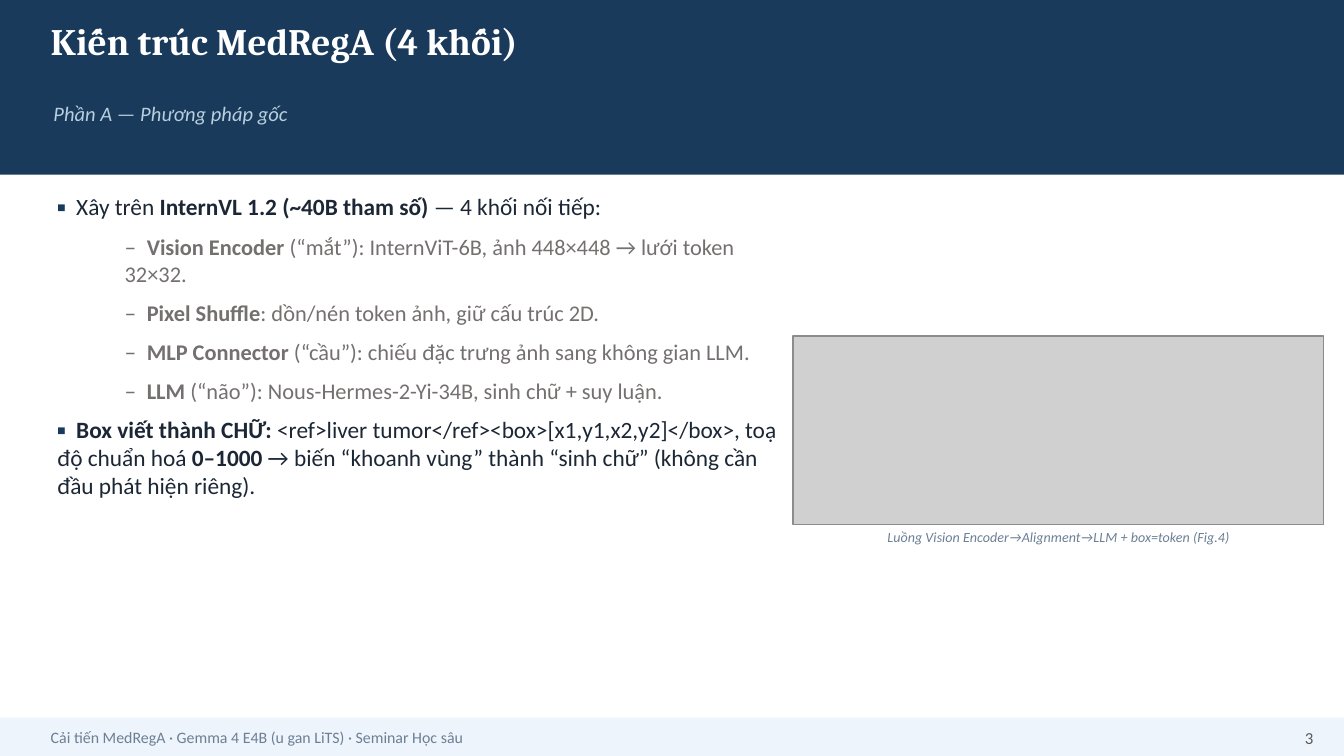
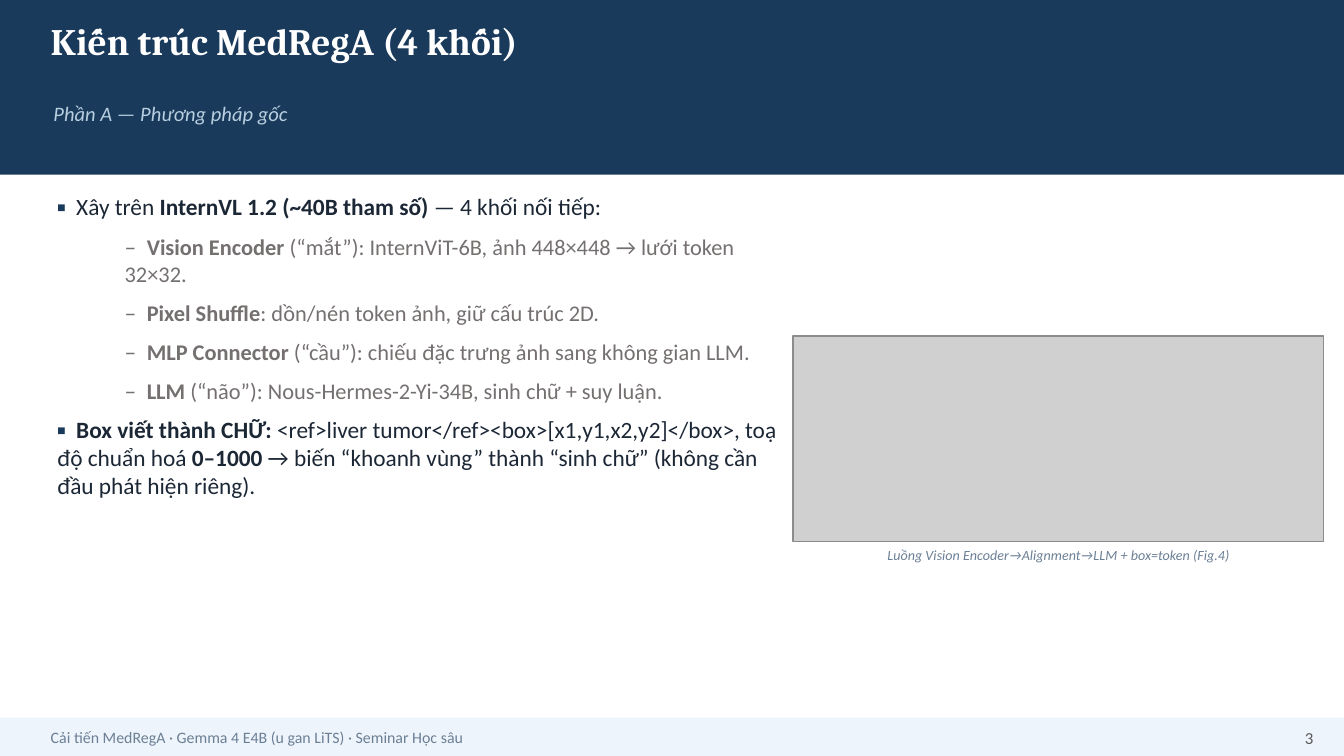
Before and after one commit to HatDuaa/medrega-liver-seminar, a slide deck: slide 3 of seminar/cai_tien/slides_cai_tien_2026-07-05.pptx. Drawn at 1344x756 pixels with LibreOffice and Linux fonts; fonts in the diff are those of the drawing; grey boxes stand for pictures. Boxes give left, top, right and bottom in pixels: in the first picture for what was removed or moved away, otherwise in the second. Text is boxed around its words. In the diff, an @@ line names an element or a change of style, - is before the commit and + after.

```diff
--- a/seminar/cai_tien/slides_cai_tien_2026-07-05.pptx
+++ b/seminar/cai_tien/slides_cai_tien_2026-07-05.pptx
@@ picture: place and size @@
-picture at box(793, 336, 1324, 524)
+picture at box(793, 336, 1324, 542)
@@ text "Luồng Vision Encoder→Alignment→LLM + box=token ...": place and size @@
-text "Luồng Vision Encoder→Alignment→LLM + box=token ..." at box(887, 531, 1229, 545)
+text "Luồng Vision Encoder→Alignment→LLM + box=token ..." at box(887, 549, 1229, 563)
```
Also in this commit, not shown: 4 other slides changed, 4 other files.
